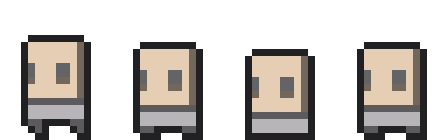
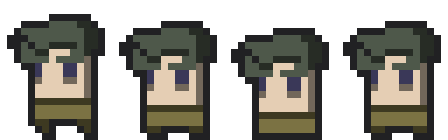
Two versions of the same layered image (448px x 140px). Layer-by-layer changes:
renamed "soldier_left" to "Vrstva 2", painted on it over [7, 14, 427, 140]
added layer "Vrstva 3" above "Vrstva 4" over [119, 21, 217, 140]
added layer "Vrstva 4" above "Vrstva 5" over [231, 28, 329, 140]
added layer "Vrstva 5" above "Vrstva 1" over [343, 21, 441, 140]
